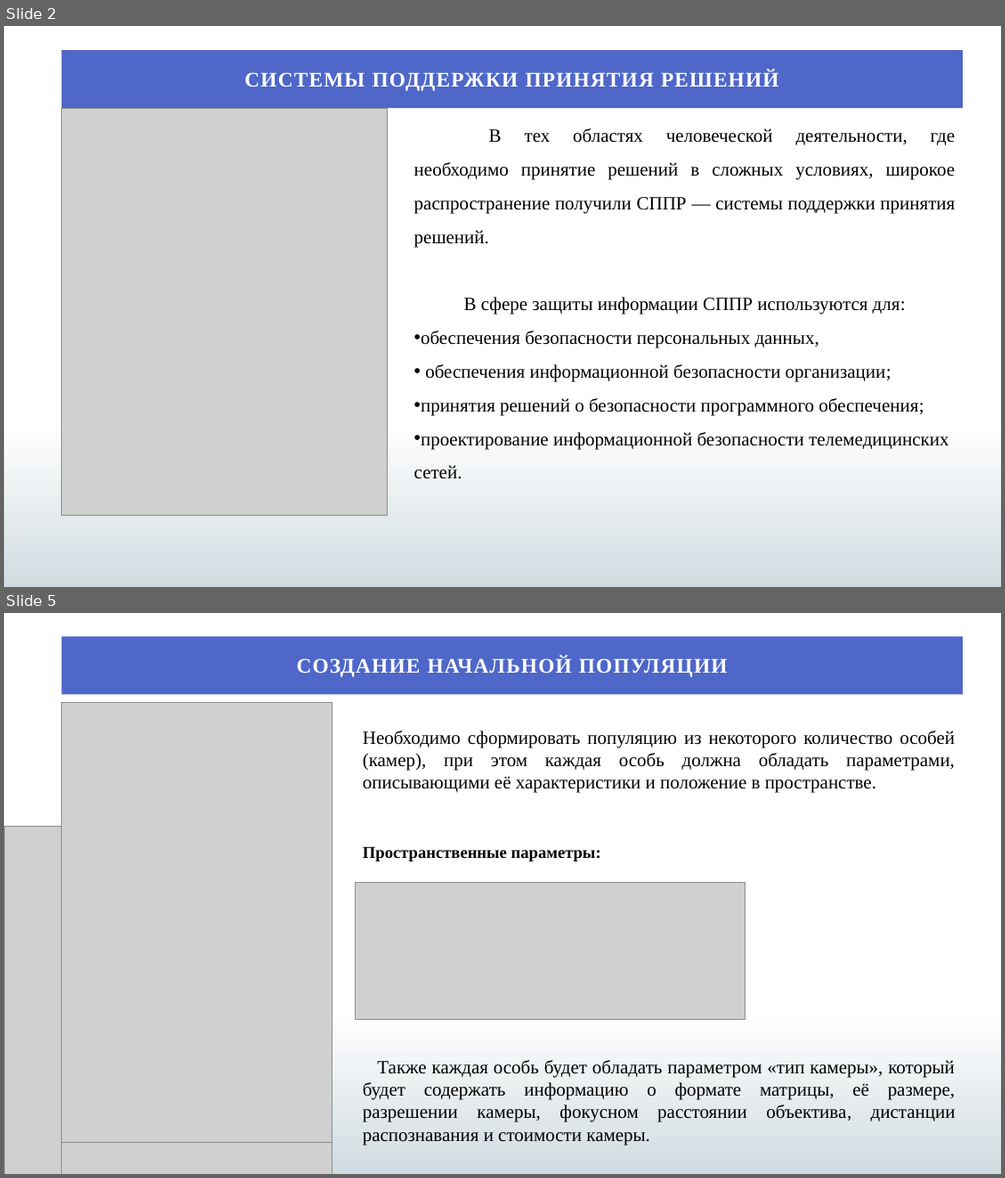
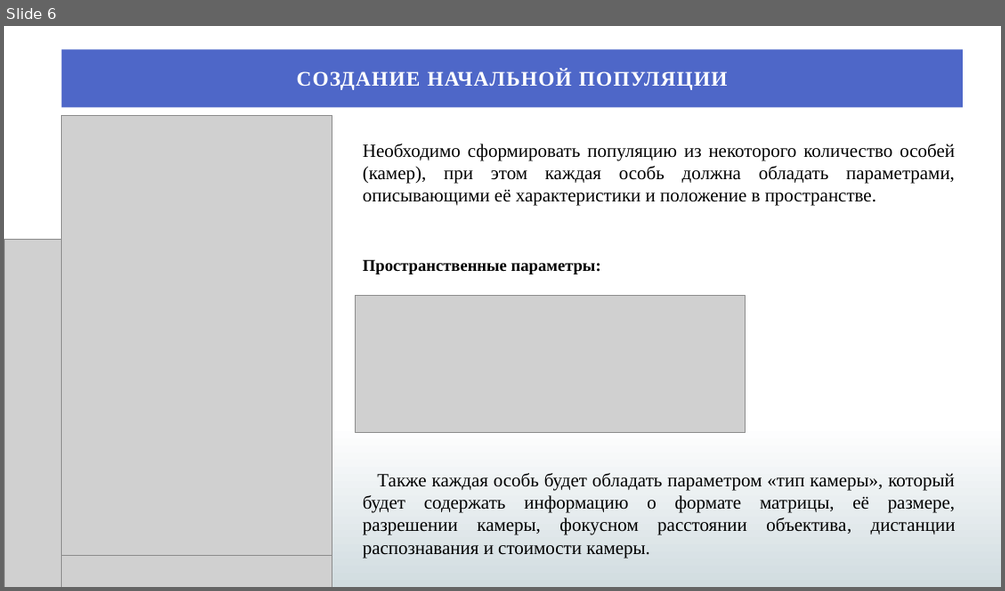
Before and after one commit to whitershade/diploma, a slide deck: Презентация.pptx. Shown one above the other, each under a label of ours: slides 2 and 5 before the commit, slide 6 after it; the slides between them are not shown. The pictures are 1005x1178 and 1005x591 pixels, drawn with LibreOffice and Linux fonts; fonts in the diff are those of the drawing; grey boxes stand for pictures. Boxes give left, top, right and bottom in pixels: in the first picture for what was removed or moved away, otherwise in the second. Text is boxed around its words. In the diff, an @@ line names an element or a change of style, - is before the commit and + after.

```diff
--- a/Презентация.pptx
+++ b/Презентация.pptx
@@ slide 2 removed at bbox=[4, 26, 1001, 587], background gradient #FFFFFF to #D1DCE0 @@
@@ rectangle removed at bbox=[62, 50, 963, 108] @@
-СИСТЕМЫ ПОДДЕРЖКИ ПРИНЯТИЯ РЕШЕНИЙ
@@ picture removed at bbox=[62, 108, 387, 515] @@
@@ text removed at bbox=[414, 128, 955, 479] @@
-В тех областях человеческой деятельности, где необходимо принятие решений в сложных условиях, широкое распространение получили СППР — системы поддержки принятия решений.
-В сфере защиты информации СППР используются для:
-• обеспечения безопасности персональных данных,
-• обеспечения информационной безопасности организации;
-• принятия решений о безопасности программного обеспечения;
-• проектирование информационной безопасности телемедицинских сетей.
@@ what was slide 5 is now slide 6 @@
```
Also in this commit, not shown: 2 slides changed, 3 slides added, 1 other slide removed, 2 other files.
